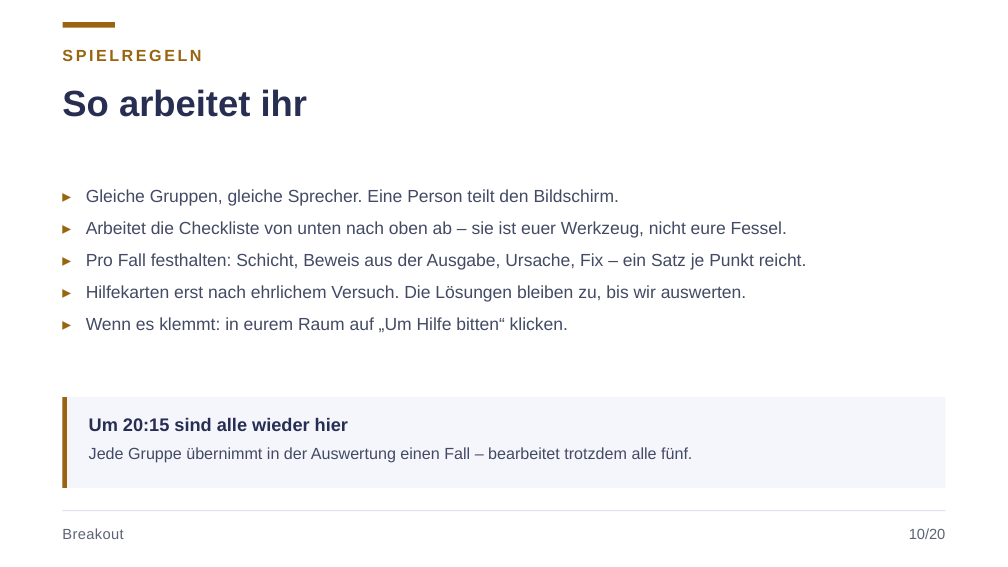
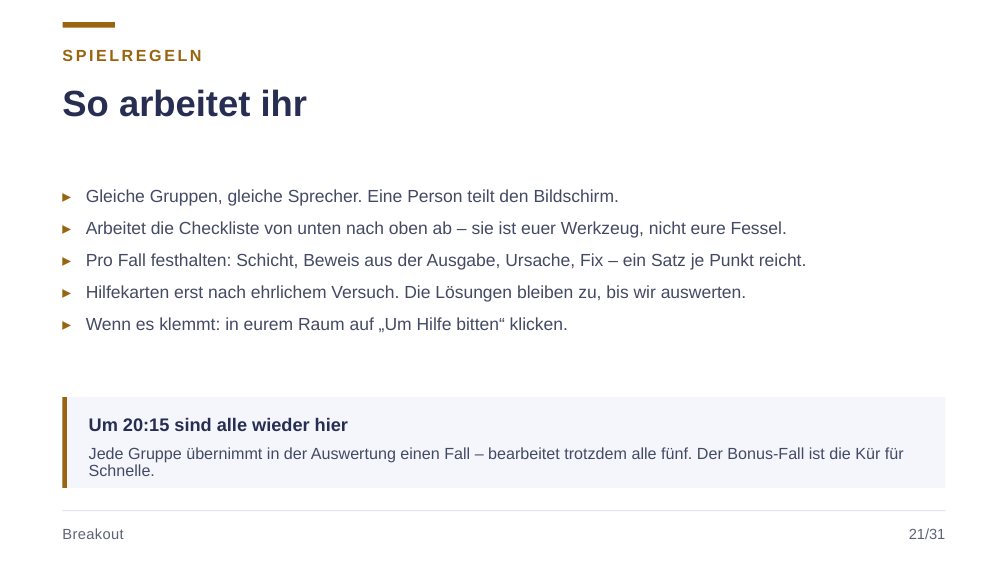
Before and after one commit to JacobMenge/kurs-unterlagen, a slide deck: slide 25 of folien/03-routing-vlan-sicherheit.pptx (slide 14 before the commit). Drawn at 1008x567 pixels with LibreOffice and Linux fonts; fonts in the diff are those of the drawing. Boxes give left, top, right and bottom in pixels: in the first picture for what was removed or moved away, otherwise in the second. Text is boxed around its words. In the diff, an @@ line names an element or a change of style, - is before the commit and + after.

Commit message:
bonus

```diff
--- a/folien/03-routing-vlan-sicherheit.pptx
+++ b/folien/03-routing-vlan-sicherheit.pptx
@@ text at box(89, 447, 904, 476): text changed @@
-Jede Gruppe übernimmt in der Auswertung einen Fall – bearbeitet trotzdem alle fünf.
+Jede Gruppe übernimmt in der Auswertung einen Fall – bearbeitet trotzdem alle fünf. Der Bonus-Fall ist die Kür für Schnelle.
@@ text at box(909, 528, 946, 539): text changed @@
-10/20
+21/31
```
Also in this commit, not shown: 19 other slides changed, 12 slides added, 1 slide removed, 2 other files.
